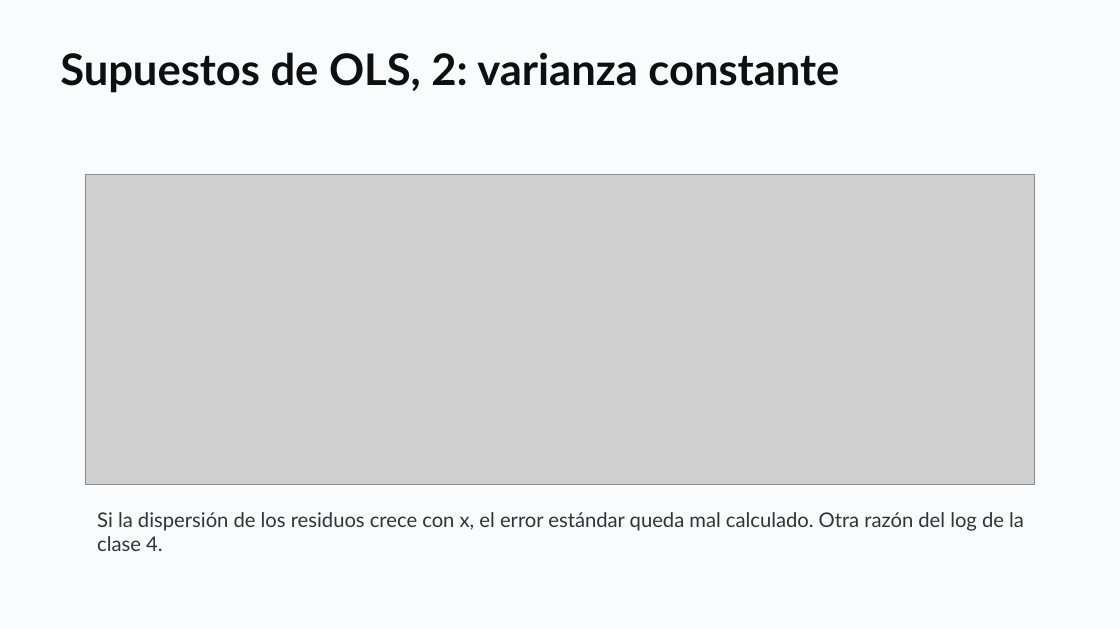
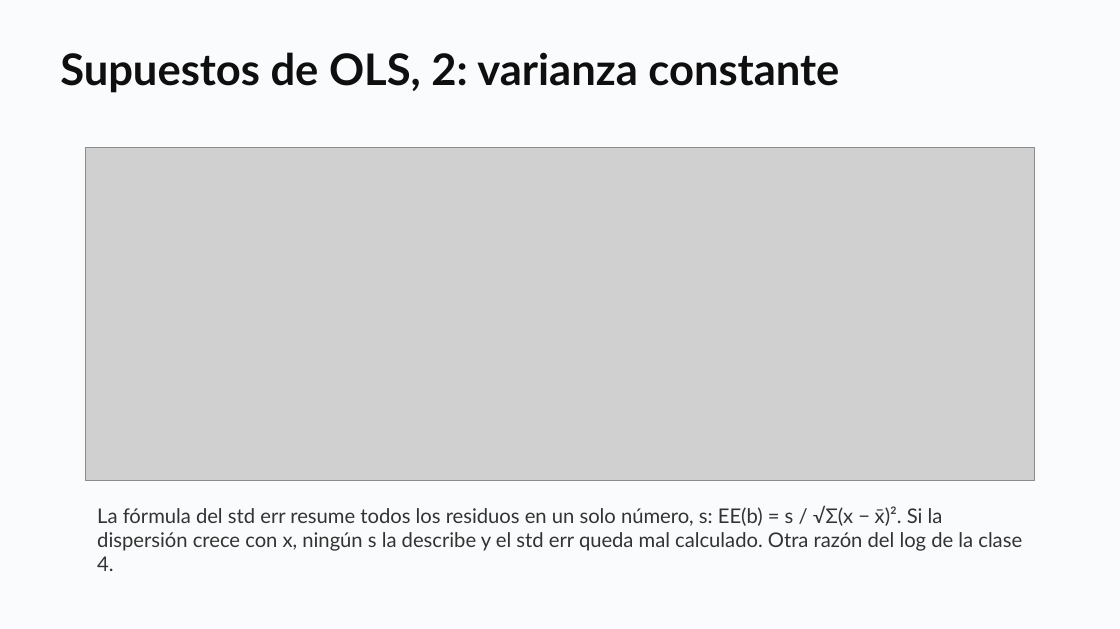
Before and after one commit to daniopitz/diplomado-cdd, a slide deck: slide 44 of presentaciones/clase05_probabilidad_inferencia.pptx. Drawn at 1120x629 pixels with LibreOffice and Linux fonts; fonts in the diff are those of the drawing; grey boxes stand for pictures. Boxes give left, top, right and bottom in pixels: in the first picture for what was removed or moved away, otherwise in the second. Text is boxed around its words. In the diff, an @@ line names an element or a change of style, - is before the commit and + after.

```diff
--- a/presentaciones/clase05_probabilidad_inferencia.pptx
+++ b/presentaciones/clase05_probabilidad_inferencia.pptx
@@ picture resized from (x1=85, y1=175, x2=1034, y2=485) to (x1=85, y1=148, x2=1034, y2=482) @@
@@ text at (x1=97, y1=505, x2=1022, y2=571): text changed @@
-Si la dispersión de los residuos crece con x, el error estándar queda mal calculado. Otra razón del log de la clase 4.
+La fórmula del std err resume todos los residuos en un solo número, s: EE(b) = s / √Σ(x − x̄)². Si la dispersión crece con x, ningún s la describe y el std err queda mal calculado. Otra razón del log de la clase 4.
```
Also in this commit, not shown: 4 other files.
